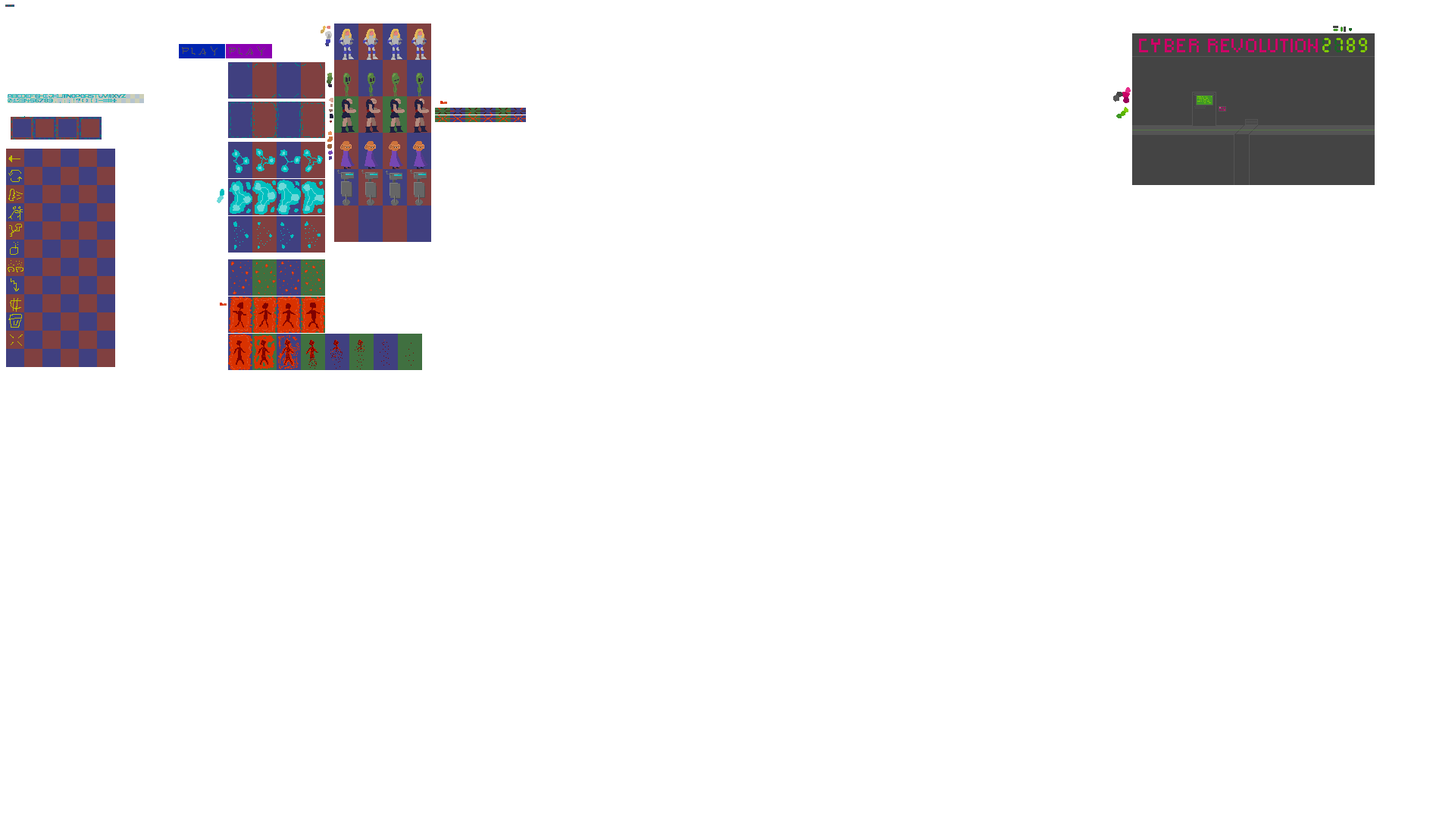
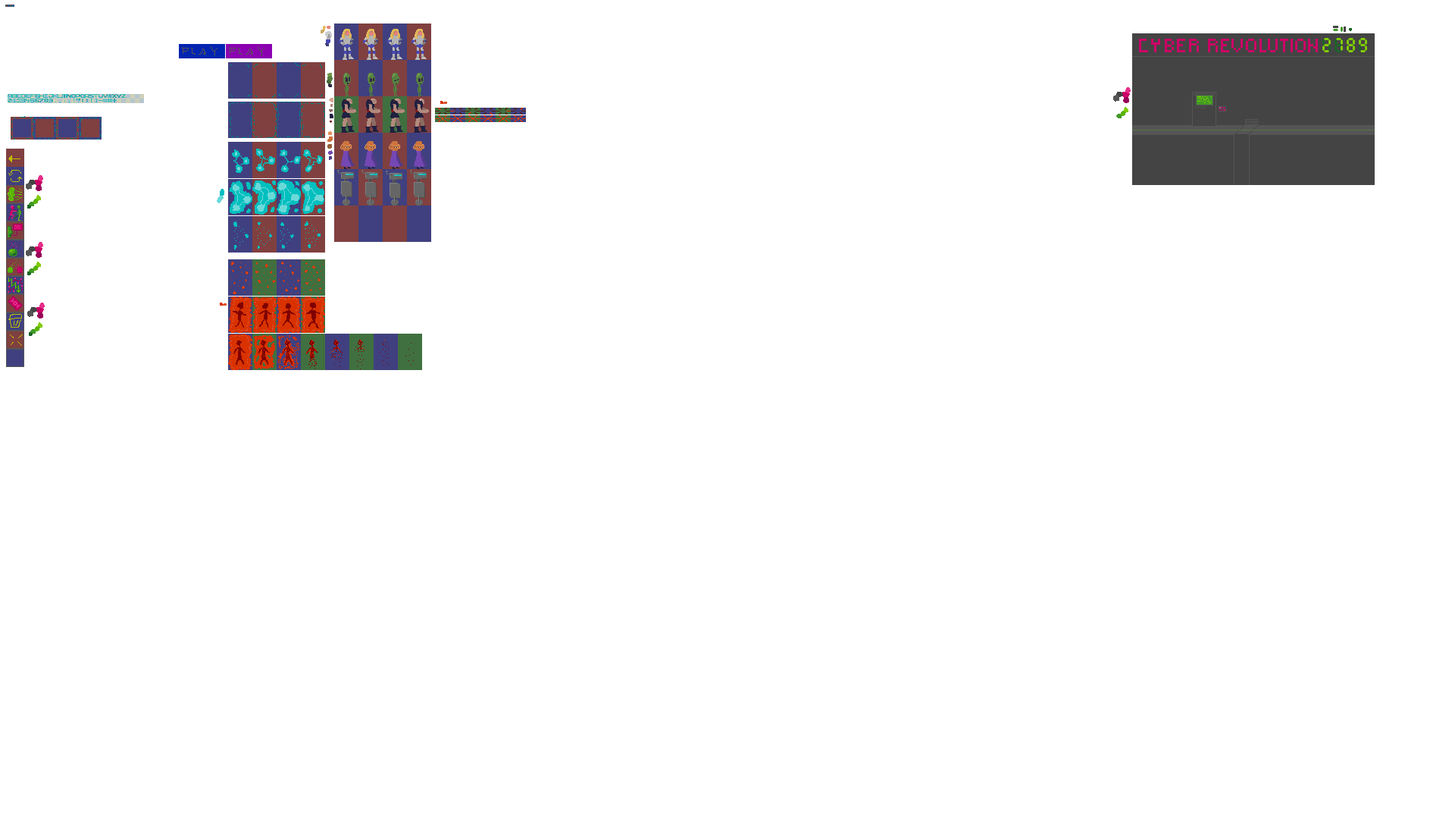
Before/after of a (1455, 819) layered artwork. What changed in the layer stack:
painted on "cheats" over box(6, 175, 45, 367)
painted on "helpers" over box(24, 148, 116, 367)
